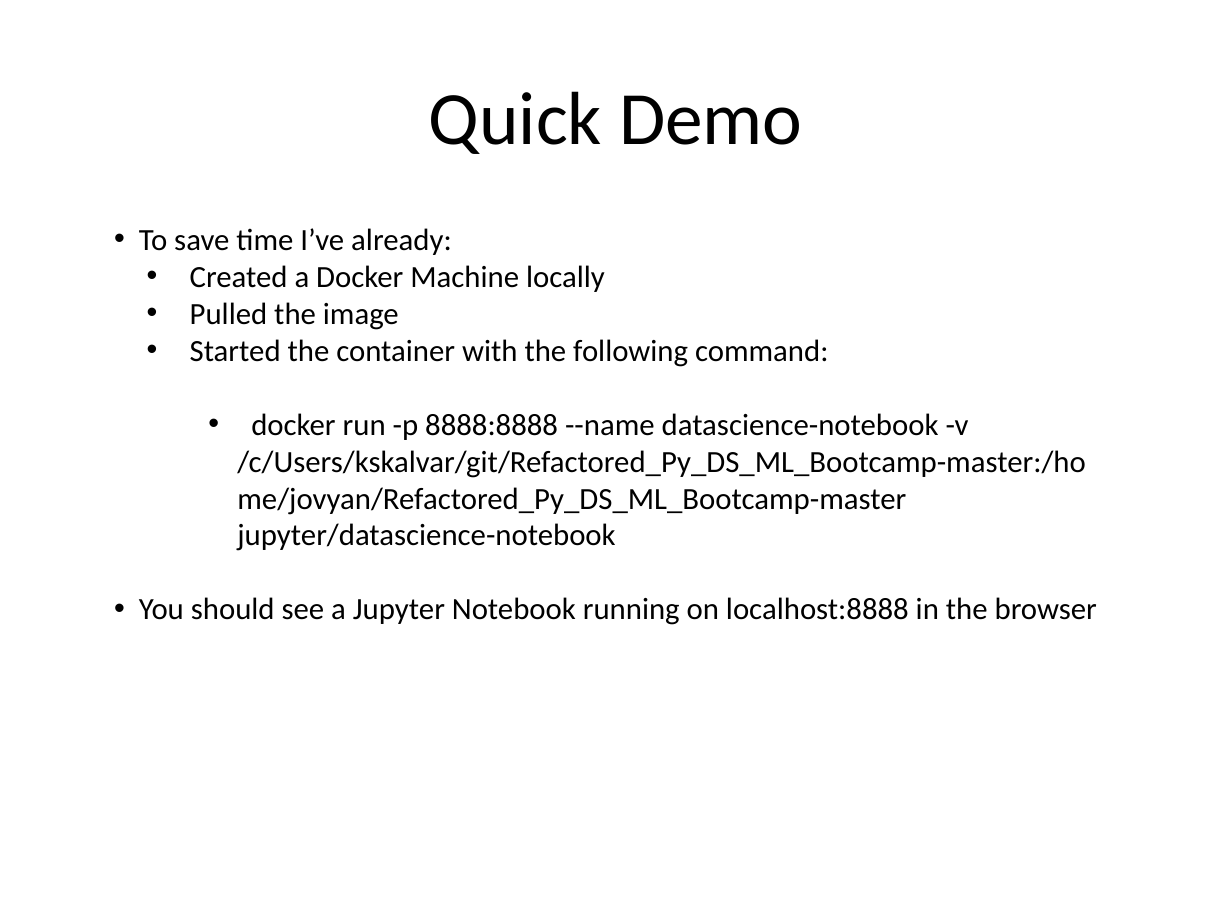
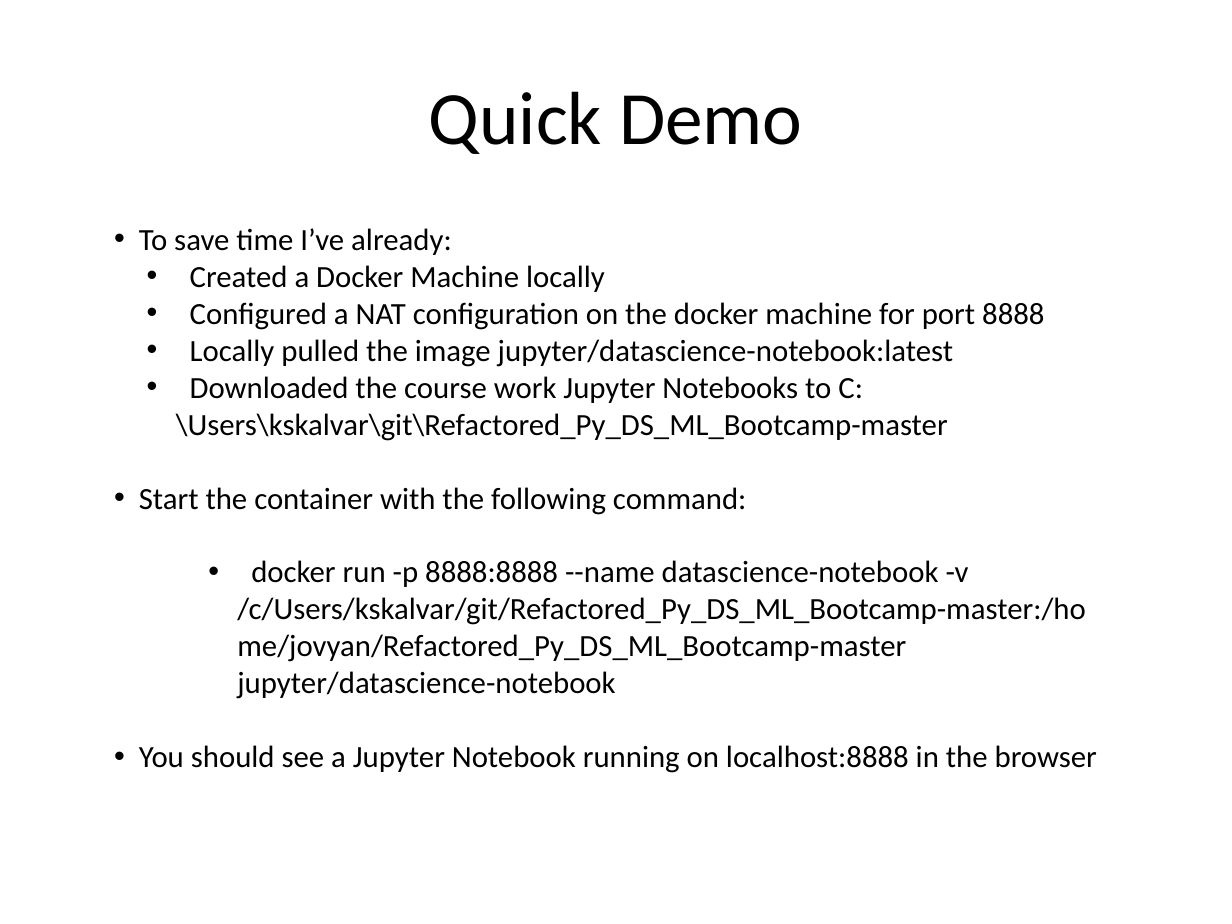
Before and after one commit to kskalvar/jupyter-notebook-with-docker-win7, a slide deck: slide 5 of slides/Jupyter Notebook with Docker on Win7.pptx. Drawn at 1232x924 pixels with LibreOffice and Linux fonts; fonts in the diff are those of the drawing; background and template pictures are left out. Boxes give left, top, right and bottom in pixels: in the first picture for what was removed or moved away, otherwise in the second. Text is boxed around its words. In the diff, an @@ line names an element or a change of style, - is before the commit and + after.

```diff
--- a/slides/Jupyter Notebook with Docker on Win7.pptx
+++ b/slides/Jupyter Notebook with Docker on Win7.pptx
@@ text at (x1=139, y1=302, x2=1044, y2=515): text changed @@
-  • Pulled the image
-  • Started the container with the following command:
+  • Configured a NAT configuration on the docker machine for port 8888
+  • Locally pulled the image jupyter/datascience-notebook:latest
+  • Downloaded the course work Jupyter Notebooks to C:\Users\kskalvar\git\Refactored_Py_DS_ML_Bootcamp-master
+• Start the container with the following command:
```
Also in this commit, not shown: 6 other slides changed.
